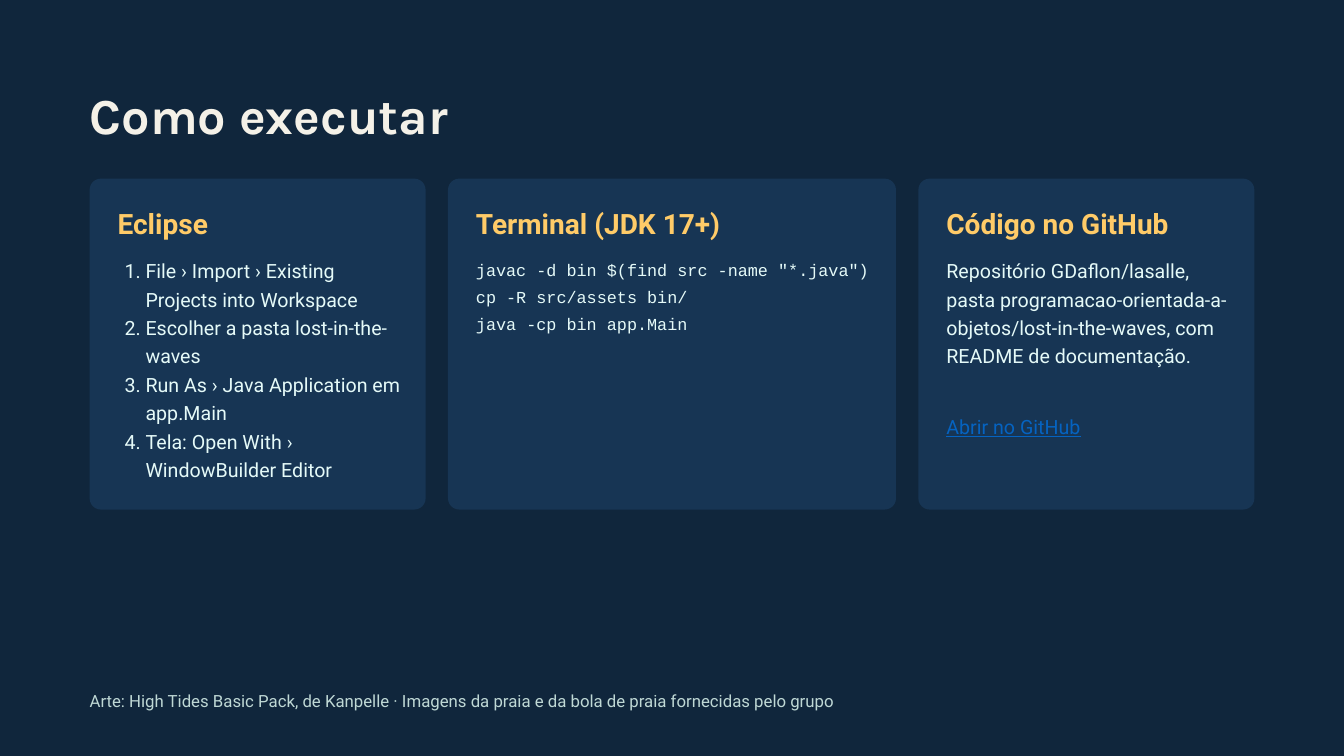
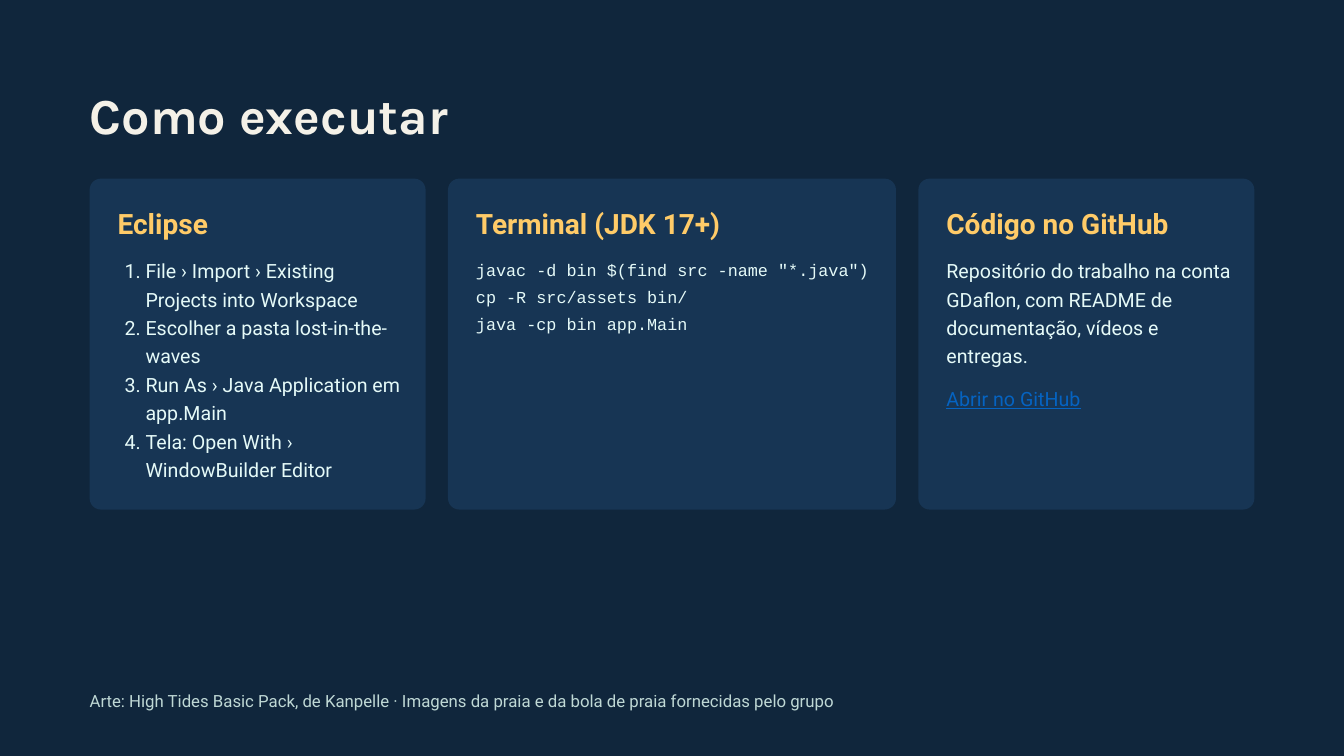
Before and after one commit to GDaflon/lasalle, a slide deck: slide 11 of programacao-orientada-a-objetos/lost-in-the-waves/docs/entrega/apresentacao.pptx. Drawn at 1344x756 pixels with LibreOffice and Linux fonts; fonts in the diff are those of the drawing. Boxes give left, top, right and bottom in pixels: in the first picture for what was removed or moved away, otherwise in the second. Text is boxed around its words. In the diff, an @@ line names an element or a change of style, - is before the commit and + after.

Commit message:
Apresentação com o link do repositório da entrega

```diff
--- a/programacao-orientada-a-objetos/lost-in-the-waves/docs/entrega/apresentacao.pptx
+++ b/programacao-orientada-a-objetos/lost-in-the-waves/docs/entrega/apresentacao.pptx
@@ text at [946, 263, 1230, 367]: text changed @@
-Repositório GDaflon/lasalle, pasta programacao-orientada-a-objetos/lost-in-the-waves, com README de documentação.
+Repositório do trabalho na conta GDaflon, com README de documentação, vídeos e entregas.
@@ text "Abrir no GitHub": place and size @@
-text "Abrir no GitHub" at [946, 419, 1080, 437]
+text "Abrir no GitHub" at [946, 391, 1080, 409]
```
Also in this commit, not shown: 2 other files.
